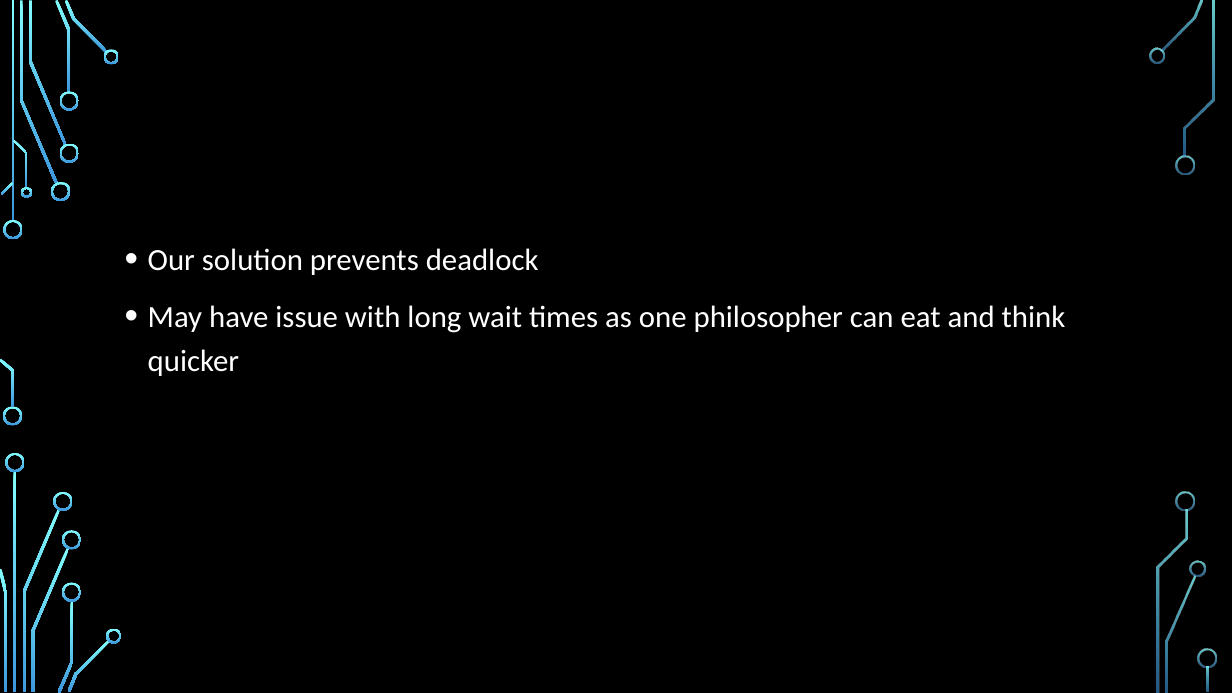
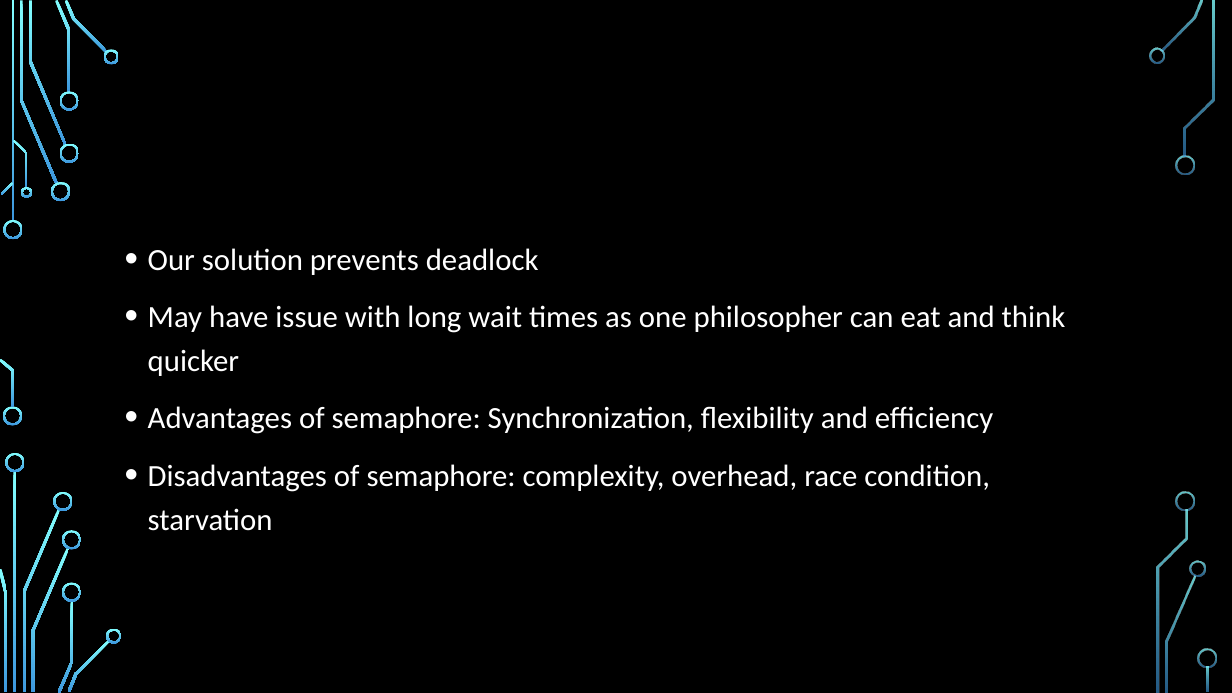
Before and after one commit to StevenKelly99/Stressfree-Pets, a slide deck: slide 15 of final_Presentation_New.pptx. Drawn at 1232x693 pixels with LibreOffice and Linux fonts; fonts in the diff are those of the drawing; background and template pictures are left out. Boxes give left, top, right and bottom in pixels: in the first picture for what was removed or moved away, otherwise in the second. Text is boxed around its words. In the diff, an @@ line names an element or a change of style, - is before the commit and + after.

Commit message:
os

```diff
--- a/final_Presentation_New.pptx
+++ b/final_Presentation_New.pptx
@@ text at [148,406,993,531]: paragraphs added @@
+• Advantages of semaphore: Synchronization, flexibility and efficiency
+• Disadvantages of semaphore: complexity, overhead, race condition, starvation
```
Also in this commit, not shown: 1 other slide changed.
